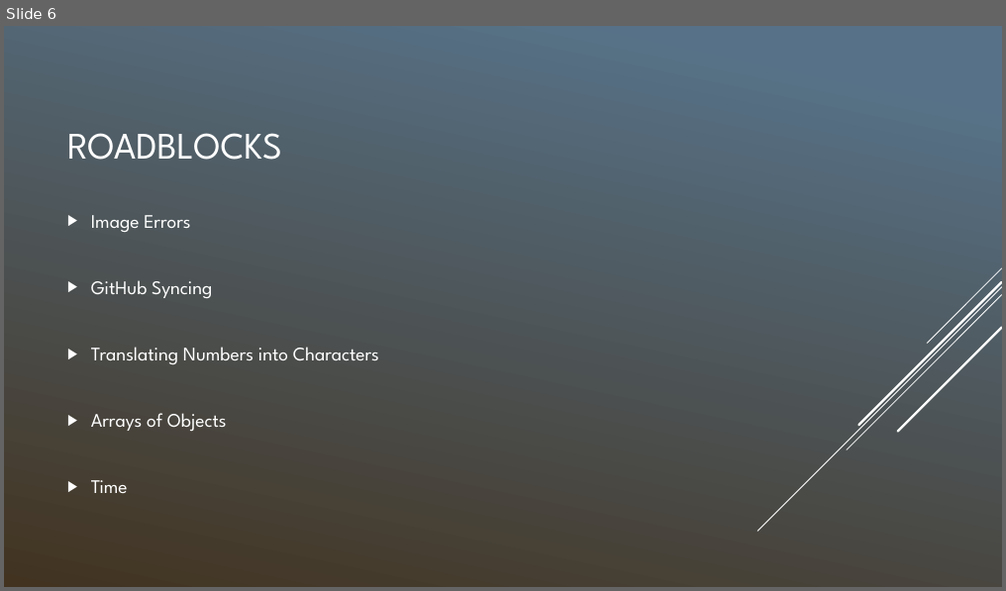
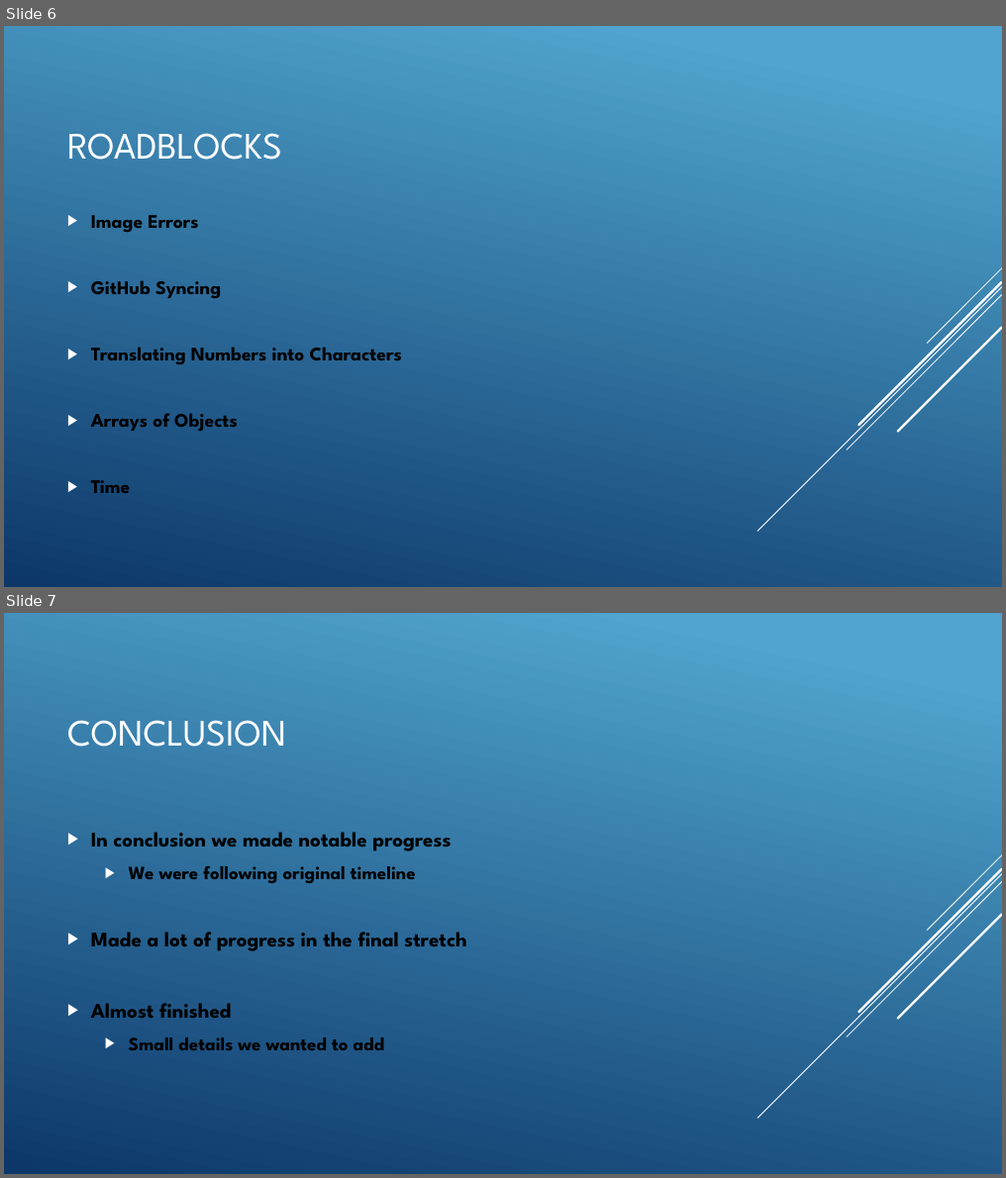
Before and after one commit to Harrison-Palmer/Typing-Tutor, a slide deck: TypingTutorFinal.pptx. Shown one above the other, each under a label of ours: slide 6 before the commit, slides 6 and 7 after it. The pictures are 1006x591 and 1006x1178 pixels, drawn with LibreOffice and Linux fonts; fonts in the diff are those of the drawing. Boxes give left, top, right and bottom in pixels: in the first picture for what was removed or moved away, otherwise in the second. Text is boxed around its words. In the diff, an @@ line names an element or a change of style, - is before the commit and + after.

```diff
--- a/TypingTutorFinal.pptx
+++ b/TypingTutorFinal.pptx
@@ slide 7 added at box(4, 613, 1002, 1174), background gradient #51A5CF to #0D3868; not listed: 5 template elements that a slide beside it also shows @@
@@ title added at box(67, 720, 286, 747), 36 pt, text #FFFFFF @@
+CONCLUSION
@@ text added at box(91, 832, 466, 1051), 20 pt, text #000000, bold @@
+▶ In conclusion we made notable progress
+  ▶ We were following original timeline
+▶ Made a lot of progress in the final stretch
+▶ Almost finished
+  ▶ Small details we wanted to add
@@ slide 6 changed as well @@
@@ background gradient #577188 to #433320 to gradient #51A5CF to #0D3868 @@
@@ text "Image Errors" at box(91, 215, 402, 493): text colour #FFFFFF to #000000, bold on @@
```
Also in this commit, not shown: 4 other slides changed, 1 other slide added, 2 slides removed.
